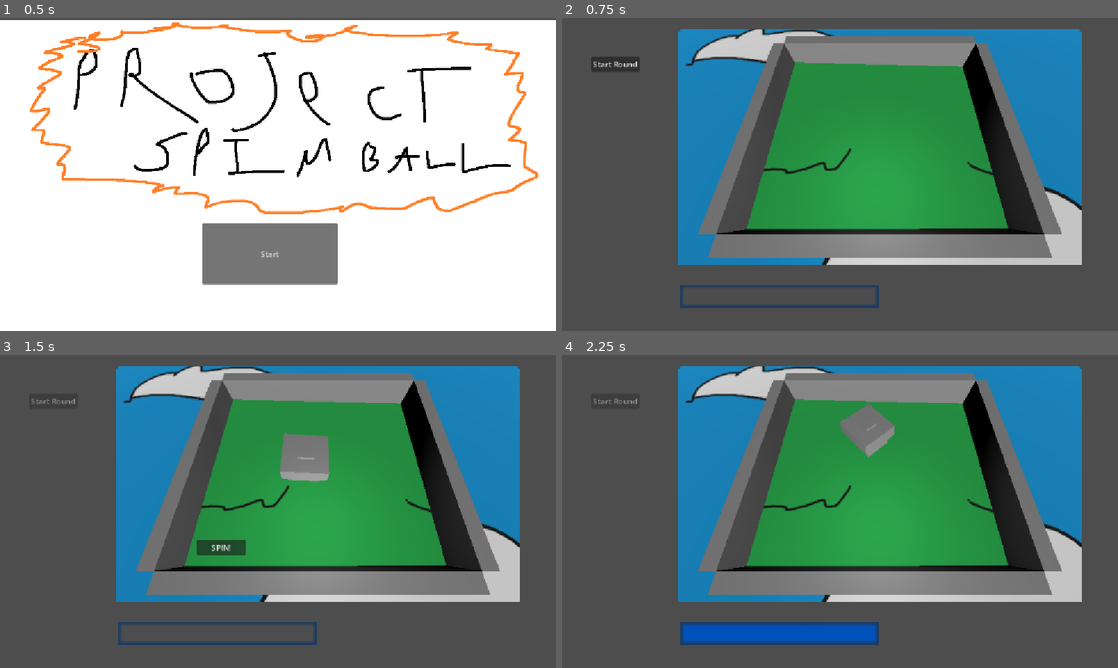
Above: before the commit, frames 1-4 (two rows, left to right).
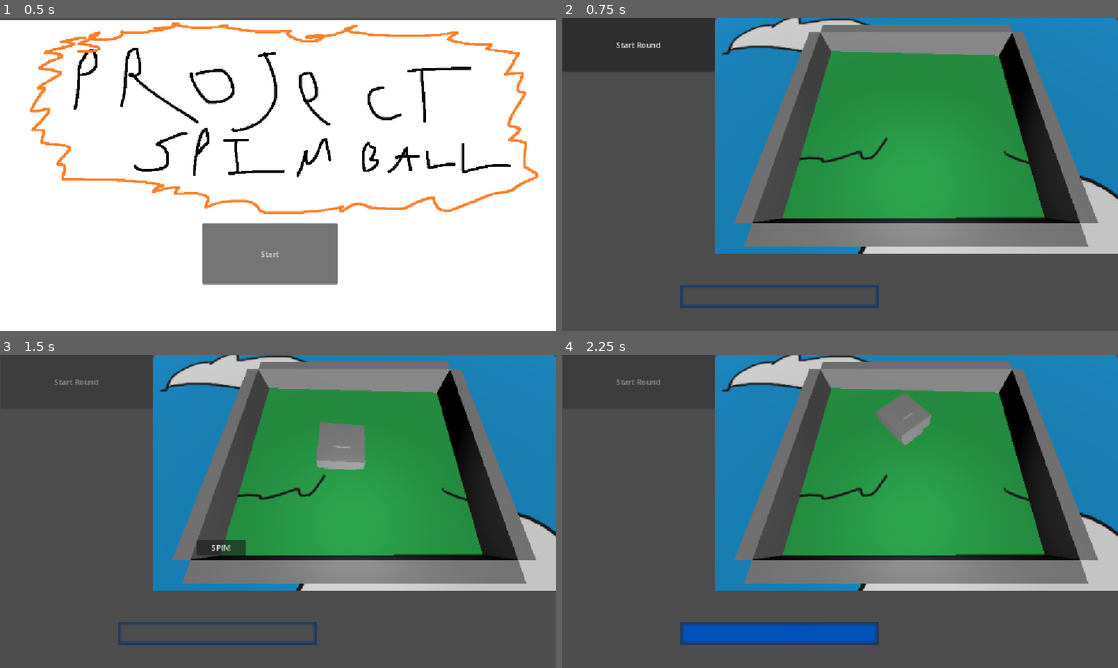
Above: after the commit, the same moments.

Repository: TheSamuraiNija/Project-Spinner
Game: Godot game, scene res://Scenes/menu/menu.tscn
Same seed, same stepped clock (60 frames per second), same inputs: the game is played once before the commit and once after it.
Inputs:
- Up to frame 1 (0.5 s): no input
- Up to frame 2 (0.75 s): click "Start" at 0.5 s
- Up to frame 3 (1.5 s): click "Start Round" at 1.25 s
- Up to frame 4 (2.25 s): click "SPIN!" at 2 s

Frame 1 is identical in both runs. In frame 2, 42% of the frame differs, in the area x 0-100%, y 0-79%; in frame 3, 40%; in frame 4, 40%.

Commit message:
Spinner SFX

Diff:
--- a/Scenes/idleGameplay/idleGameplay.gd
+++ b/Scenes/idleGameplay/idleGameplay.gd
@@ -23,11 +23,11 @@
 
 	$spin.visible = true
 	$startRound.disabled = true
-
 func _on_spin_pressed() -> void:
 	if current_model == null:
 		return
 
+	$AudioStreamPlayer2D.play()
 	idle_scene.despawnModel()
 	current_model = null
 
@@ -42,5 +42,6 @@
 	$spin.visible = false
 
 func resetRound():
+	$AudioStreamPlayer2D.stop()
 	current_spinner = null
 	$startRound.disabled = false
--- a/Scenes/idleGameplay/idleGameplay.tscn
+++ b/Scenes/idleGameplay/idleGameplay.tscn
@@ -3,15 +3,15 @@
 [ext_resource type="Script" uid="uid://dljl0oylw35a2" path="res://Scenes/idleGameplay/idleGameplay.gd" id="1_bs1r2"]
 [ext_resource type="PackedScene" uid="uid://onu7by7mynj7" path="res://Idle/idleScene.tscn" id="1_cpyme"]
 [ext_resource type="PackedScene" uid="uid://cbt0xkqhw8b37" path="res://Ui/health/health.tscn" id="3_3u8uy"]
+[ext_resource type="AudioStream" uid="uid://bb4t0ld4u0lil" path="res://Spinner/freesound_community-coin-spinning-90783.mp3" id="4_lwvp5"]
 
 [node name="idleGameplay" type="Node2D" unique_id=1721040295 groups=["idleGamplay"]]
 script = ExtResource("1_bs1r2")
 
 [node name="viewportContainer" type="SubViewportContainer" parent="." unique_id=830376269]
-offset_left = 241.0
-offset_top = 23.0
-offset_right = 753.0
-offset_bottom = 322.0
+offset_left = 316.00003
+offset_right = 828.0
+offset_bottom = 300.22513
 scale = Vector2(1.6324717, 1.6324717)
 
 [node name="viewport" type="SubViewport" parent="viewportContainer" unique_id=413864069]
@@ -22,9 +22,8 @@
 [node name="idleScene" parent="viewportContainer/viewport" unique_id=2081581836 instance=ExtResource("1_cpyme")]
 
 [node name="startRound" type="Button" parent="." unique_id=846992281]
-offset_left = 60.0
-offset_top = 80.0
-offset_right = 161.0
+offset_left = 1.0
+offset_right = 317.0
 offset_bottom = 111.0
 text = "Start Round"
 
@@ -43,5 +42,9 @@
 offset_bottom = 552.0
 scale = Vector2(5.9776683, 5.9776683)
 
+[node name="AudioStreamPlayer2D" type="AudioStreamPlayer2D" parent="." unique_id=154901326]
+stream = ExtResource("4_lwvp5")
+parameters/looping = true
+
 [connection signal="pressed" from="startRound" to="." method="_on_start_round_pressed"]
 [connection signal="pressed" from="spin" to="." method="_on_spin_pressed"]
Not shown, added: Spinner/freesound_community-coin-spinning-90783.mp3.import
Not shown, added: Spinner/freesound_community-coin-spinning-90783.mp3
